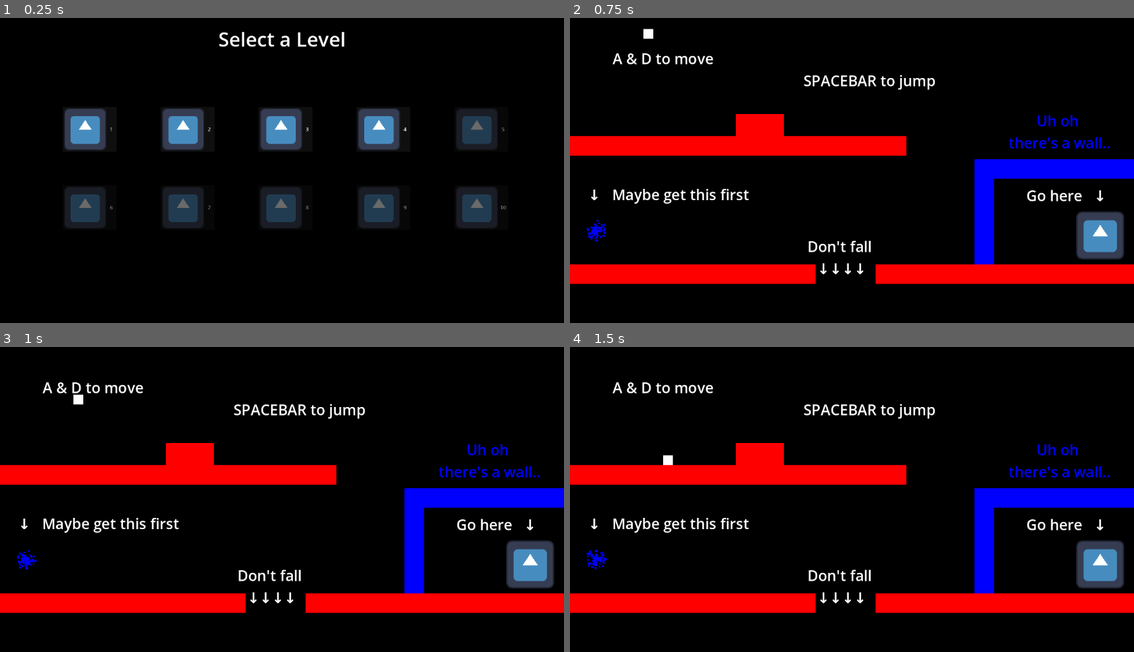
Above: before the commit, frames 1-4 (two rows, left to right).
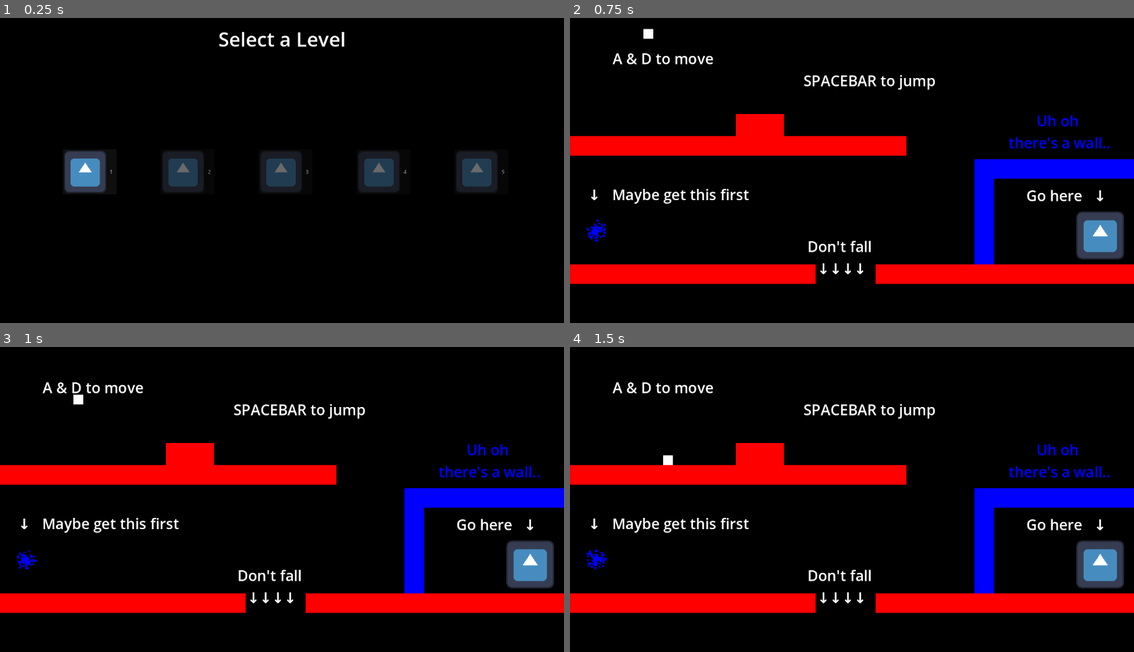
Above: after the commit, the same moments.

Repository: jhuynh314/color-hopper
Game: Godot game, scene res://LevelSelectMenu/level_select.tscn
Same seed, same stepped clock (60 frames per second), same inputs: the game is played once before the commit and once after it. The engine's default icon, where the game draws it, is replaced by a stand-in: a white triangle on a blue panel in a dark square.
Inputs (mouse positions are in pixels of both pictures, inside the frame that each line leads up to):
- Up to frame 1 (0.25 s): no input
- Up to frame 2 (0.75 s): click "1" at 0.5 s
- Up to frame 3 (1 s): no input
- Up to frame 4 (1.5 s): move the mouse to (976, 478) at 1.27 s; hold D (right) from 1.28 s (still down); click (976, 478) at 1.35 s

The runs differ from the first frame. In frame 1, 13% of the frame differs, in the area x 11-90%, y 29-69%; in frame 2, nothing differs; in frame 3, nothing differs; in frame 4, nothing differs.

Commit message:
feat: create level 5

Diff:
--- a/LevelSelectMenu/level_select.tscn
+++ b/LevelSelectMenu/level_select.tscn
@@ -42,88 +42,38 @@
 [node name="LevelButton" parent="Levels" unique_id=6825471 instance=ExtResource("1_1vh88")]
 layout_mode = 0
 offset_left = 128.0
-offset_top = 206.0
+offset_top = 293.0
 offset_right = 291.0
-offset_bottom = 342.0
-buttonText = "1"
+offset_bottom = 429.0
 
 [node name="LevelButton2" parent="Levels" unique_id=2112009360 instance=ExtResource("1_1vh88")]
 layout_mode = 0
 offset_left = 328.0
-offset_top = 206.0
+offset_top = 293.0
 offset_right = 491.0
-offset_bottom = 342.0
-buttonText = "2"
+offset_bottom = 429.0
 level = 2
 
 [node name="LevelButton3" parent="Levels" unique_id=2044851489 instance=ExtResource("1_1vh88")]
 layout_mode = 0
 offset_left = 528.0
-offset_top = 206.0
+offset_top = 293.0
 offset_right = 691.0
-offset_bottom = 342.0
-buttonText = "3"
+offset_bottom = 429.0
 level = 3
 
 [node name="LevelButton4" parent="Levels" unique_id=1995041246 instance=ExtResource("1_1vh88")]
 layout_mode = 0
 offset_left = 728.0
-offset_top = 206.0
+offset_top = 293.0
 offset_right = 891.0
-offset_bottom = 342.0
-buttonText = "4"
+offset_bottom = 429.0
 level = 4
 
 [node name="LevelButton5" parent="Levels" unique_id=1882869874 instance=ExtResource("1_1vh88")]
 layout_mode = 0
 offset_left = 928.0
-offset_top = 206.0
+offset_top = 293.0
 offset_right = 1091.0
-offset_bottom = 342.0
-buttonText = "5"
+offset_bottom = 429.0
 level = 5
-
-[node name="LevelButton6" parent="Levels" unique_id=32834195 instance=ExtResource("1_1vh88")]
-layout_mode = 0
-offset_left = 128.0
-offset_top = 366.0
-offset_right = 291.0
-offset_bottom = 502.0
-buttonText = "6"
-level = 6
-
-[node name="LevelButton7" parent="Levels" unique_id=69742602 instance=ExtResource("1_1vh88")]
-layout_mode = 0
-offset_left = 328.0
-offset_top = 366.0
-offset_right = 491.0
-offset_bottom = 502.0
-buttonText = "7"
-level = 7
-
-[node name="LevelButton8" parent="Levels" unique_id=1798769355 instance=ExtResource("1_1vh88")]
-layout_mode = 0
-offset_left = 528.0
-offset_top = 366.0
-offset_right = 691.0
-offset_bottom = 502.0
-buttonText = "8"
-level = 8
-
-[node name="LevelButton9" parent="Levels" unique_id=515702118 instance=ExtResource("1_1vh88")]
-layout_mode = 0
-offset_left = 728.0
-offset_top = 366.0
-offset_right = 891.0
-offset_bottom = 502.0
-buttonText = "9"
-level = 9
-
-[node name="LevelButton10" parent="Levels" unique_id=1170004367 instance=ExtResource("1_1vh88")]
-layout_mode = 0
-offset_left = 928.0
-offset_top = 366.0
-offset_right = 1091.0
-offset_bottom = 502.0
-buttonText = "10"
-level = 10
--- a/Levels/level_2.tscn
+++ b/Levels/level_2.tscn
@@ -18,7 +18,7 @@
 [node name="WinArea" parent="." unique_id=726625097 instance=ExtResource("4_pml6m")]
 position = Vector2(-488, -264)
 scale = Vector2(5, 5)
-currentLevel = 4
+currentLevel = 2
 
 [node name="Block" parent="." unique_id=1830325737 instance=ExtResource("5_vltsr")]
 position = Vector2(-486, 196)
@@ -112,7 +112,6 @@
 myColor = 3
 
 [node name="Background" parent="." unique_id=1074621605 instance=ExtResource("1_bcgyv")]
-z_index = -1
 myColor = 5
 colorsToChangeTo = Array[int]([5, 1])
 metadata/_edit_lock_ = true
--- a/Levels/level_4.tscn
+++ b/Levels/level_4.tscn
@@ -19,9 +19,6 @@
 position = Vector2(442.99997, -229)
 scale = Vector2(5, 5)
 currentLevel = 4
-
-[node name="Background" parent="." unique_id=1074621605 instance=ExtResource("1_ujo87")]
-colorsToChangeTo = Array[int]([1, 5, 7])
 
 [node name="Blocks" type="Node2D" parent="." unique_id=534523327]
 
@@ -105,3 +102,6 @@
 theme_override_colors/font_color = Color(0.933, 0.51, 0.933, 1)
 theme_override_font_sizes/font_size = 30
 text = "on their color"
+
+[node name="Background" parent="." unique_id=1074621605 instance=ExtResource("1_ujo87")]
+colorsToChangeTo = Array[int]([1, 5, 7])
--- /dev/null
+++ b/Levels/level_5.tscn
@@ -0,0 +1,136 @@
+[gd_scene format=3 uid="uid://cprnqovgvcv5s"]
+
+[ext_resource type="PackedScene" uid="uid://bgpl4q3iintul" path="res://Background/game_area.tscn" id="1_321yd"]
+[ext_resource type="PackedScene" uid="uid://drj0qsu6sxy7b" path="res://Player/player.tscn" id="2_1xify"]
+[ext_resource type="PackedScene" uid="uid://j82eso8di2j7" path="res://Obstacles/win_area.tscn" id="3_kgnlk"]
+[ext_resource type="PackedScene" uid="uid://biu8rq0dk0kwj" path="res://Background/background.tscn" id="4_xagau"]
+[ext_resource type="PackedScene" uid="uid://ds05h0dfkh10j" path="res://Obstacles/block.tscn" id="5_ytgun"]
+[ext_resource type="PackedScene" uid="uid://c842agogf03ge" path="res://Obstacles/colored_block.tscn" id="6_rpnhq"]
+[ext_resource type="PackedScene" uid="uid://dhd5vebd5x326" path="res://Obstacles/moving_color_power.tscn" id="7_1xify"]
+
+[node name="Level4" type="Node2D" unique_id=268247461]
+
+[node name="GameArea" parent="." unique_id=642274818 instance=ExtResource("1_321yd")]
+metadata/_edit_lock_ = true
+
+[node name="Player" parent="." unique_id=450061752 instance=ExtResource("2_1xify")]
+position = Vector2(-2, -62)
+
+[node name="WinArea" parent="." unique_id=726625097 instance=ExtResource("3_kgnlk")]
+position = Vector2(481.99997, -255)
+scale = Vector2(5, 5)
+currentLevel = 4
+
+[node name="Blocks" type="Node2D" parent="." unique_id=534523327]
+
+[node name="Block" parent="Blocks" unique_id=1830325737 instance=ExtResource("5_ytgun")]
+position = Vector2(5, -8)
+scale = Vector2(8.200001, 2)
+myColor = 0
+
+[node name="Block5" parent="Blocks" unique_id=140053464 instance=ExtResource("5_ytgun")]
+modulate = Color(1, 0, 0, 1)
+position = Vector2(-160, -8)
+scale = Vector2(8.200001, 2)
+
+[node name="Block4" parent="Blocks" unique_id=237869265 instance=ExtResource("5_ytgun")]
+position = Vector2(420, 184)
+scale = Vector2(8.200001, 2)
+myColor = 0
+
+[node name="Block6" parent="Blocks" unique_id=1452011211 instance=ExtResource("5_ytgun")]
+position = Vector2(-484, 184)
+scale = Vector2(14.32, 2)
+myColor = 0
+
+[node name="Block7" parent="Blocks" unique_id=1361546167 instance=ExtResource("5_ytgun")]
+modulate = Color(0, 1, 0, 1)
+position = Vector2(-42, 156.00005)
+rotation = 1.5707964
+scale = Vector2(14.32, 0.7999985)
+myColor = 4
+
+[node name="Block2" parent="Blocks" unique_id=1063766500 instance=ExtResource("5_ytgun")]
+modulate = Color(1, 0, 0, 1)
+position = Vector2(-128, -132)
+scale = Vector2(21.2, 2)
+
+[node name="Block3" parent="Blocks" unique_id=1729696945 instance=ExtResource("5_ytgun")]
+position = Vector2(67, -172.00002)
+rotation = 1.5707964
+scale = Vector2(18.44, 2)
+myColor = 0
+
+[node name="ColoredBlock" parent="Blocks" unique_id=715435249 instance=ExtResource("6_rpnhq")]
+modulate = Color(0, 0, 1, 1)
+position = Vector2(-281, 162)
+myColor = 5
+
+[node name="ColoredBlock11" parent="Blocks" unique_id=491762475 instance=ExtResource("6_rpnhq")]
+modulate = Color(0, 0, 1, 1)
+position = Vector2(391, -138)
+myColor = 5
+
+[node name="ColoredBlock5" parent="Blocks" unique_id=2102260562 instance=ExtResource("6_rpnhq")]
+modulate = Color(1, 0, 0, 1)
+position = Vector2(-515, 112)
+
+[node name="ColoredBlock6" parent="Blocks" unique_id=117453755 instance=ExtResource("6_rpnhq")]
+modulate = Color(1, 0, 0, 1)
+position = Vector2(-515, -80)
+
+[node name="ColoredBlock7" parent="Blocks" unique_id=1374545270 instance=ExtResource("6_rpnhq")]
+modulate = Color(1, 0, 0, 1)
+position = Vector2(-366, 22)
+
+[node name="ColoredBlock8" parent="Blocks" unique_id=687600154 instance=ExtResource("6_rpnhq")]
+modulate = Color(0.294, 0, 0.51, 1)
+position = Vector2(382, 111)
+myColor = 6
+
+[node name="ColoredBlock9" parent="Blocks" unique_id=1785484 instance=ExtResource("6_rpnhq")]
+modulate = Color(0.294, 0, 0.51, 1)
+position = Vector2(283, 23)
+myColor = 6
+
+[node name="ColoredBlock10" parent="Blocks" unique_id=1089452778 instance=ExtResource("6_rpnhq")]
+modulate = Color(0.294, 0, 0.51, 1)
+position = Vector2(188, -69)
+myColor = 6
+
+[node name="ColoredBlock2" parent="Blocks" unique_id=3337357 instance=ExtResource("6_rpnhq")]
+modulate = Color(0, 0, 1, 1)
+position = Vector2(-119, 220)
+myColor = 5
+
+[node name="ColoredBlock3" parent="Blocks" unique_id=398326669 instance=ExtResource("6_rpnhq")]
+modulate = Color(0, 0, 1, 1)
+position = Vector2(42, 218)
+myColor = 5
+
+[node name="ColoredBlock4" parent="Blocks" unique_id=1875395110 instance=ExtResource("6_rpnhq")]
+modulate = Color(0, 0, 1, 1)
+position = Vector2(202, 162)
+myColor = 5
+
+[node name="MovingColorPower" parent="." unique_id=311302964 instance=ExtResource("7_1xify")]
+modulate = Color(0, 0, 1, 1)
+position = Vector2(-482, 117)
+gravity_scale = 0.0
+myColor = 5
+
+[node name="MovingColorPower2" parent="." unique_id=2117295445 instance=ExtResource("7_1xify")]
+modulate = Color(1, 0, 0, 1)
+position = Vector2(420, 118)
+gravity_scale = 0.0
+myColor = 1
+
+[node name="MovingColorPower3" parent="." unique_id=1662851653 instance=ExtResource("7_1xify")]
+modulate = Color(0.294, 0, 0.51, 1)
+position = Vector2(4, -200)
+gravity_scale = 0.0
+myColor = 6
+
+[node name="Background" parent="." unique_id=1074621605 instance=ExtResource("4_xagau")]
+myColor = 4
+colorsToChangeTo = Array[int]([4])
--- a/Obstacles/colored_block.gd
+++ b/Obstacles/colored_block.gd
@@ -3,7 +3,8 @@
 @export var myColor: GlobalVariables.MainColors = GlobalVariables.MainColors.RED
 
 func _ready() -> void:
-	changeColor(myColor)
+	disableAllCollisionLayers()
+	#changeColor(myColor)
 
 func changeColor(color: GlobalVariables.MainColors) -> void:
 	disableAllCollisionLayers()
--- a/Player/global.gd
+++ b/Player/global.gd
@@ -28,15 +28,10 @@
 
 var levelsUnlockedDictionary: Dictionary = {
 	1: true,
-	2: true,
-	3: true,
-	4: true,
+	2: false,
+	3: false,
+	4: false,
 	5: false,
-	6: false,
-	7: false,
-	8: false,
-	9: false,
-	10: false,
 }
 
 var levelsCompletedDictionary: Dictionary = {
@@ -57,4 +52,5 @@
 	2: "res://Levels/level_2.tscn",
 	3: "res://Levels/level_3.tscn",
 	4: "res://Levels/level_4.tscn",
+	5: "res://Levels/level_5.tscn",
 }
